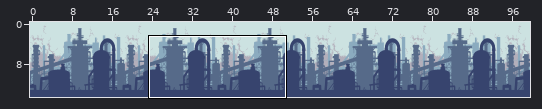
Two states of a Tiled map, GameDevelopment/citm_desvj_project_template-L08/Output/Assets/Maps/nivel1.tmx. The picture above shows the old version from afar; the outline marks the close-up.
Close-up. First the earlier version:
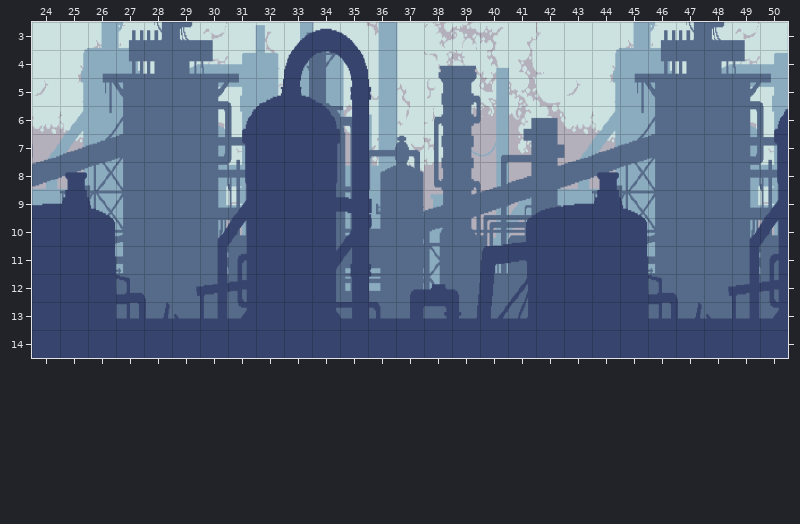
Cells are 32x32 px. Shown: x 24..50, y 3..14. The commit also changed other parts of the map, which this record leaves out.
Now the later version:
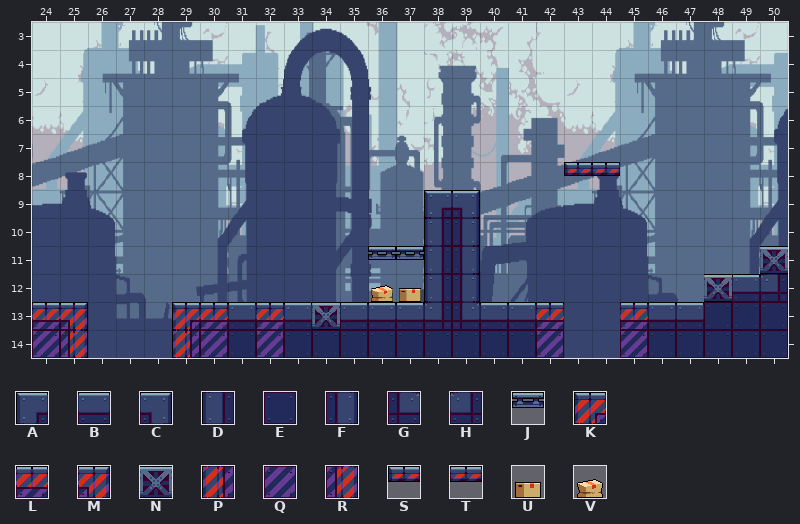
Key: from "IndustrialTile": A 3, B 4, C 5, D 12, E 13, F 14, G 15, H 16, J 26, K 30, L 31, M 32, N 35, P 39, Q 40, R 41, S 79, T 80; from "Objects": U 9, V 12.
_ is an empty cell.
Tiles of an added or newly shown layer are drawn over the layers below it.
The edit:
Layer "Plataforma" (now shown):
There is now tile A in row 9 at x 38.
There is now tile B in row 12 at x 49; in row 13 at x 31, 33, 35 to 37, 40 to 41 and 46 to 47.
There is now tile C in row 9 at x 39.
There is now tile D in rows 10 to 12 at x 38.
There is now tile E in row 13 at x 48 to 50; in row 14 at x 31, 33 to 41 and 46 to 50.
There is now tile F in rows 10 to 12 at x 39.
There is now tile G in row 13 at x 39.
There is now tile H in row 12 at x 50; in row 13 at x 38.
There is now tile J in row 11 at x 36 to 37.
There is now tile K in row 13 at x 29.
There is now tile L in row 13 at x 24, 30, 32, 42 and 45.
There is now tile M in row 13 at x 25.
There is now tile N in row 11 at x 50; in row 12 at x 48; in row 13 at x 34.
There is now tile P in row 14 at x 29.
There is now tile Q in row 14 at x 24, 30, 32, 42 and 45.
There is now tile R in row 14 at x 25.
There is now tile S in row 8 at x 43.
There is now tile T in row 8 at x 44.
There is now tile U in row 12 at x 37.
There is now tile V in row 12 at x 36.
Changed places in both close-ups, as pixel boxes (x1, y1, x2, y2):
added: (564, 162, 620, 176)
added: (172, 190, 564, 358)
added: (620, 246, 788, 358)
added: (32, 302, 88, 358)
